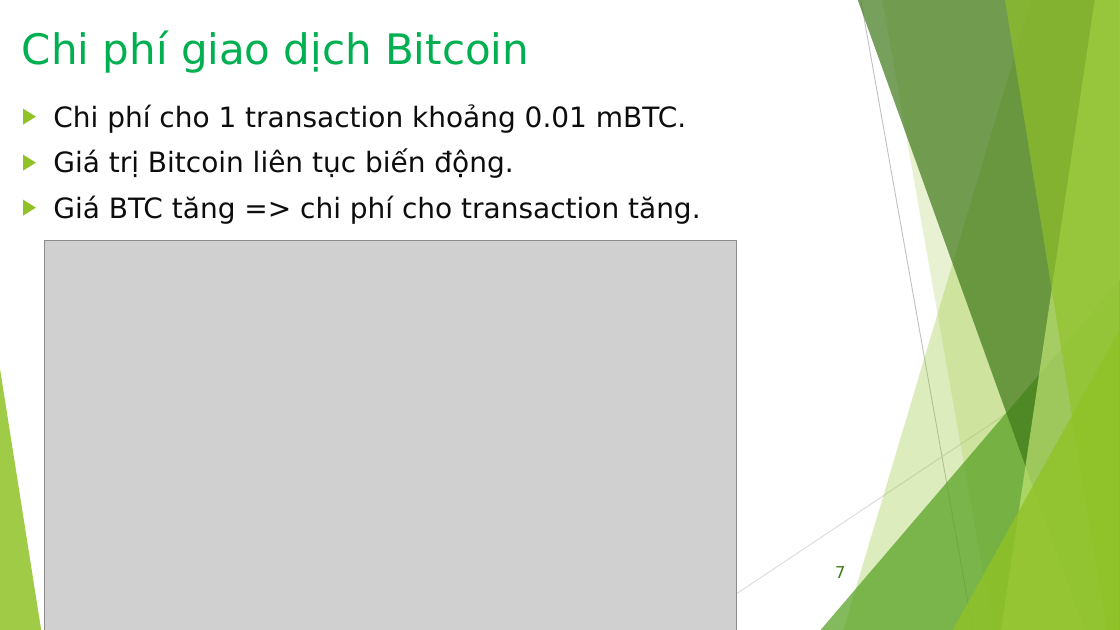
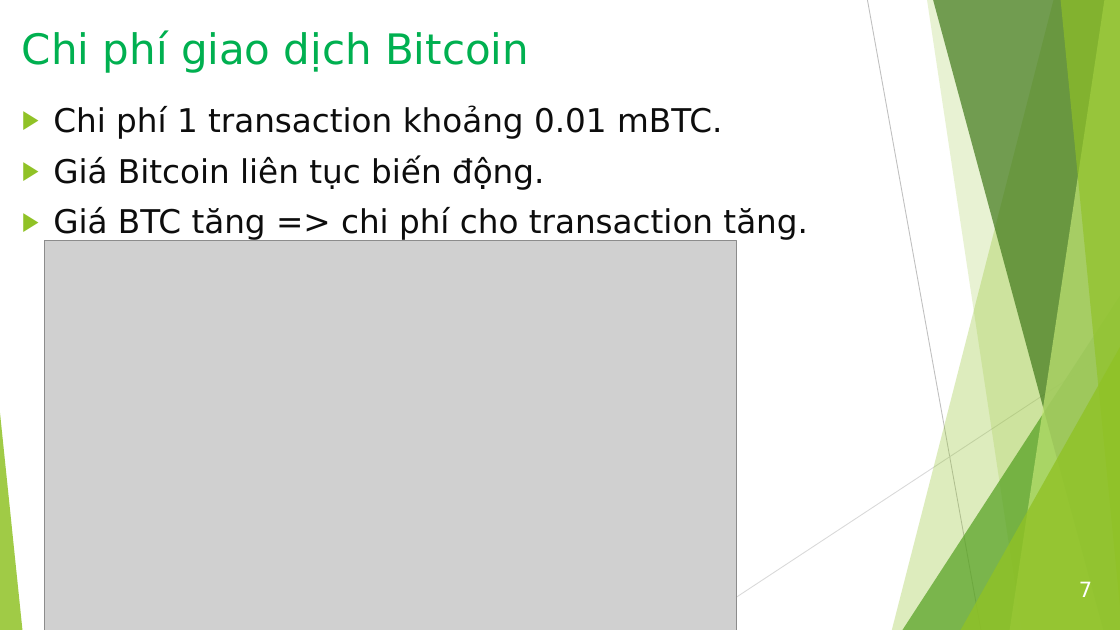
Before and after one commit to bku-blockchain/factom-research, a slide deck: slide 7 of docs/Factom_Intro_2.pptx. Drawn at 1120x630 pixels with LibreOffice and Linux fonts; fonts in the diff are those of the drawing; grey boxes stand for pictures. Boxes give left, top, right and bottom in pixels: in the first picture for what was removed or moved away, otherwise in the second. Text is boxed around its words. In the diff, an @@ line names an element or a change of style, - is before the commit and + after.

```diff
--- a/docs/Factom_Intro_2.pptx
+++ b/docs/Factom_Intro_2.pptx
@@ line moved from (861, 0) - (973, 630) to (868, 0) - (981, 630) @@
@@ freeform shape: place and size @@
-freeform shape at (844, 0, 1120, 630)
+freeform shape at (892, 0, 1120, 630)
@@ freeform shape: place and size @@
-freeform shape at (882, 0, 1120, 630)
+freeform shape at (928, 0, 1120, 630)
@@ freeform shape: place and size @@
-freeform shape at (858, 0, 1120, 630)
+freeform shape at (933, 0, 1120, 630)
@@ freeform shape: place and size @@
-freeform shape at (1002, 0, 1120, 630)
+freeform shape at (1010, 0, 1120, 630)
@@ freeform shape: place and size @@
-freeform shape at (1005, 0, 1120, 630)
+freeform shape at (1061, 0, 1120, 630)
@@ text at (53, 105, 722, 190): text changed; size 24 to 28 pt @@
-▶ Chi phí cho 1 transaction khoảng 0.01 mBTC.
-▶ Giá trị Bitcoin liên tục biến động.
+▶ Chi phí 1 transaction khoảng 0.01 mBTC.
+▶ Giá Bitcoin liên tục biến động.
@@ text at (53, 207, 808, 241): size 24 to 28 pt in "Giá BTC tăng => chi phí cho ..." @@
@@ triangle: place and size @@
-triangle at (821, 280, 1120, 630)
+triangle at (902, 280, 1120, 630)
@@ line moved from (1120, 339) - (682, 630) to (1120, 339) - (686, 630) @@
@@ triangle: place and size @@
-triangle at (953, 330, 1120, 630)
+triangle at (961, 330, 1120, 630)
@@ triangle: place and size @@
-triangle at (0, 369, 41, 630)
+triangle at (0, 369, 23, 630)
@@ page number: place and size @@
-page number at (835, 566, 845, 578)
+page number at (1079, 581, 1092, 597)
@@ page number at (1079, 581, 1092, 597): size 14 to 18 pt, text colour #3F7819 to #FFFFFF @@
```
Also in this commit, not shown: 32 other slides changed, 5 slides added, 15 slides removed.
